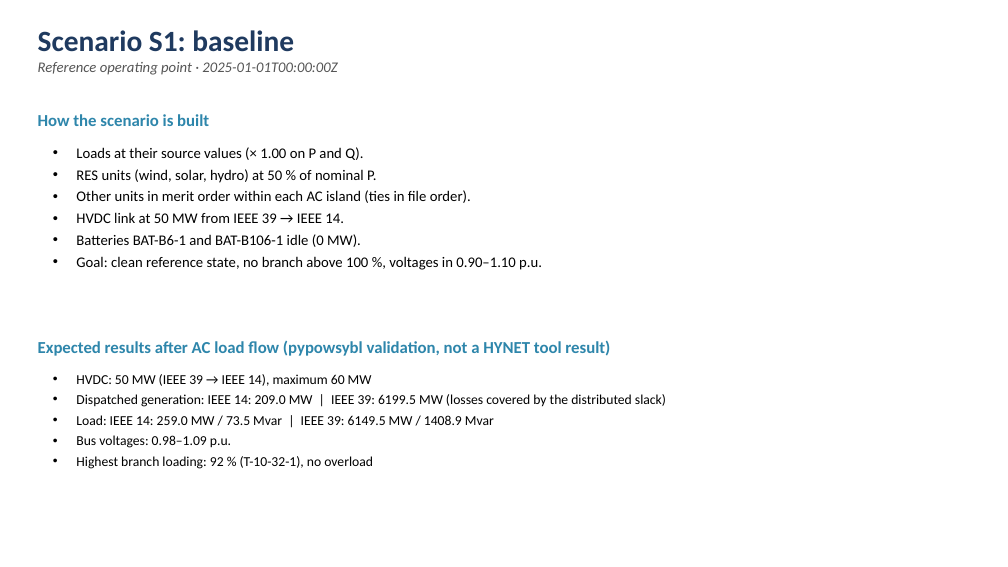
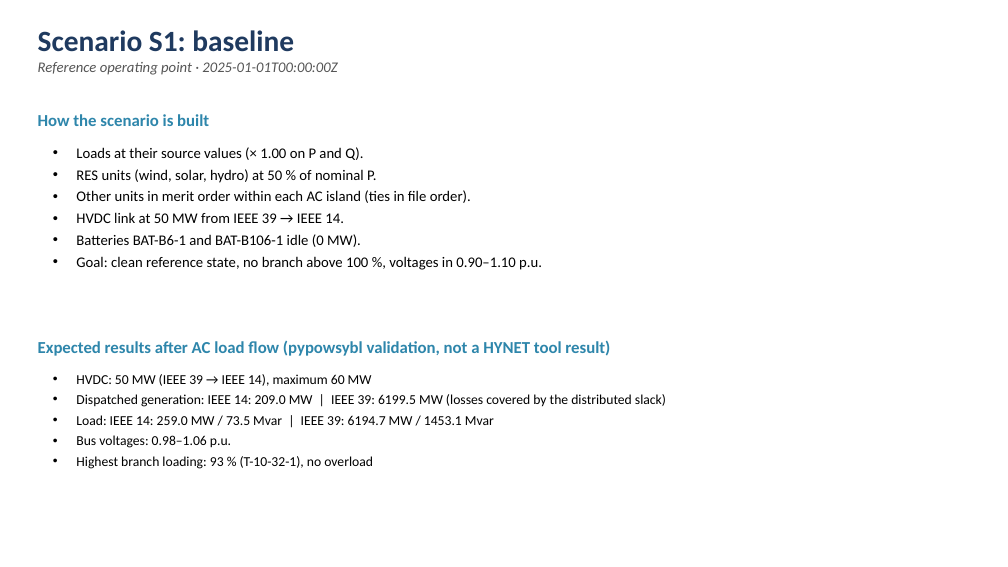
Before and after one commit to SuperGrid-Institute/hynet-t32-reference-test-case, a slide deck: slide 5 of docs/scenarios_presentation.pptx. Drawn at 1008x567 pixels with LibreOffice and Linux fonts; fonts in the diff are those of the drawing. Boxes give left, top, right and bottom in pixels: in the first picture for what was removed or moved away, otherwise in the second. Text is boxed around its words. In the diff, an @@ line names an element or a change of style, - is before the commit and + after.

```diff
--- a/docs/scenarios_presentation.pptx
+++ b/docs/scenarios_presentation.pptx
@@ text at <box>76,415,494,469</box>: text changed @@
-• Load: IEEE 14: 259.0 MW / 73.5 Mvar | IEEE 39: 6149.5 MW / 1408.9 Mvar
-• Bus voltages: 0.98–1.09 p.u.
-• Highest branch loading: 92 % (T-10-32-1), no overload
+• Load: IEEE 14: 259.0 MW / 73.5 Mvar | IEEE 39: 6194.7 MW / 1453.1 Mvar
+• Bus voltages: 0.98–1.06 p.u.
+• Highest branch loading: 93 % (T-10-32-1), no overload
```
Also in this commit, not shown: 2 other slides changed, 44 other files.
